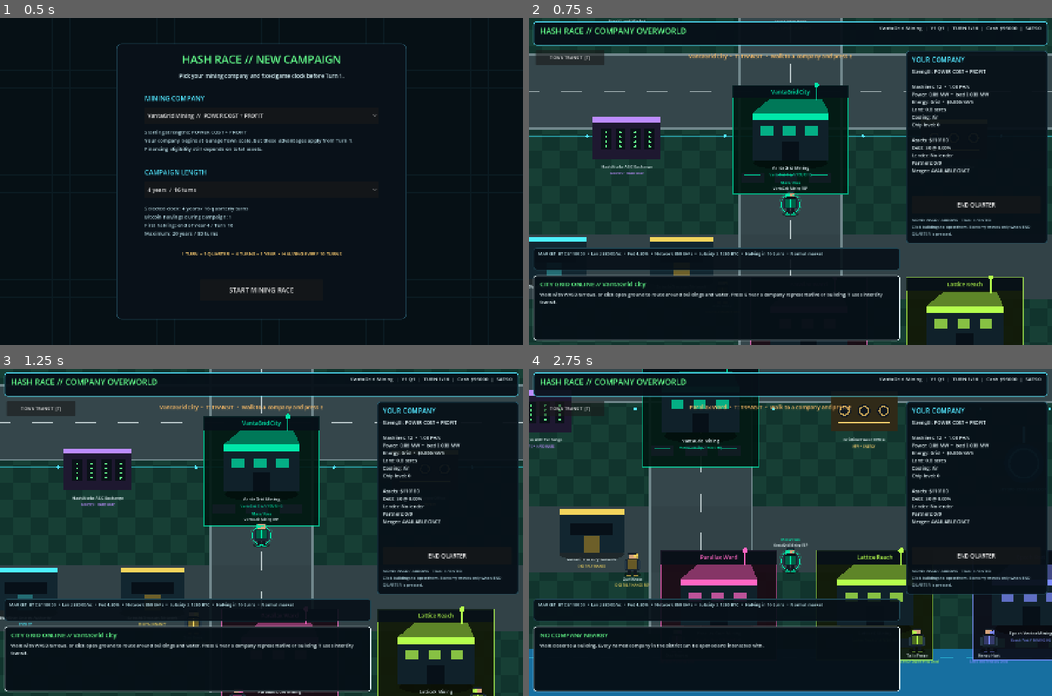
Above: before the commit, frames 1-4 (two rows, left to right).
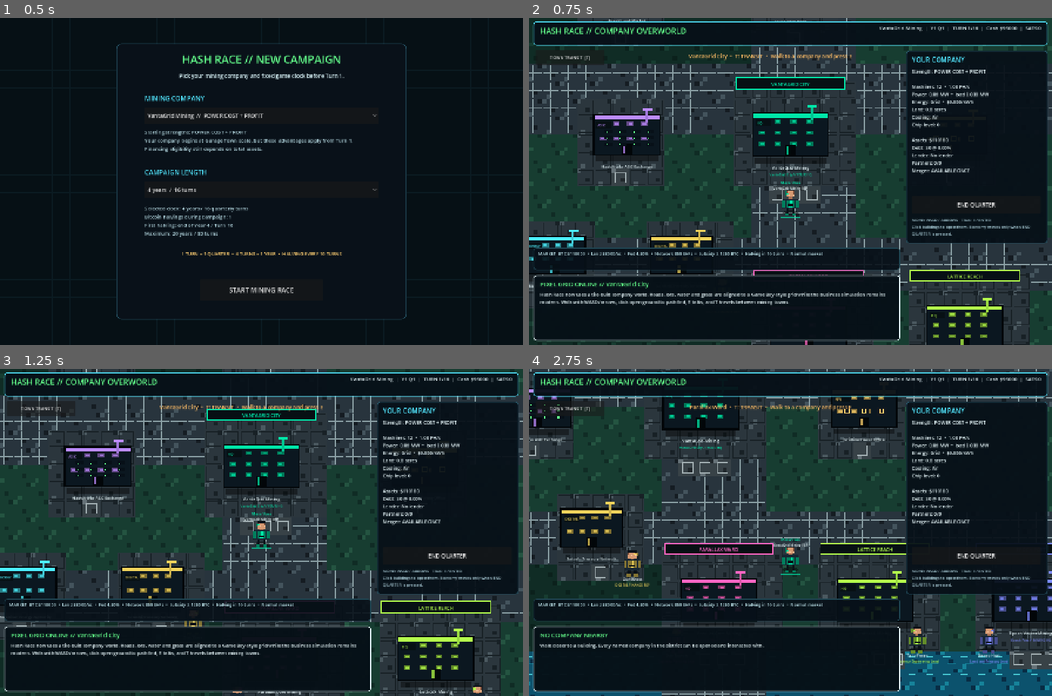
Above: after the commit, the same moments.

Repository: 1freetech/HashRace
Game: Godot game, scene res://scenes/campaign_setup.tscn
Two runs of this game, one before a commit and one after it. Both use one fixed random seed, a clock stepped at 60 frames per second and the inputs below.
Inputs (mouse positions are in pixels of both pictures, inside the frame that each line leads up to):
- Up to frame 1 (0.5 s): no input
- Up to frame 2 (0.75 s): click "START MINING RACE" at 0.5 s
- Up to frame 3 (1.25 s): no input
- Up to frame 4 (2.75 s): tap E at 1.25, 1.35, 2 s; move the mouse to (905, 516) at 1.27 s; hold D 1.28-2.03 s; click (905, 516) at 1.42 s; tap Space at 1.52, 2.27 s; move the mouse to (685, 548) at 2.02 s; hold S from 2.03 s (still down); tap Enter at 2.1 s

Frame 1 is identical in both runs. In frame 2, 20% of the frame differs, in the area x 0-100%, y 0-100%; in frame 3, 20%; in frame 4, 25%.

Commit message:
Hash Race v0.007: boot the live game through the GBC pixel town renderer

Diff:
--- a/Godot/scenes/world.tscn
+++ b/Godot/scenes/world.tscn
@@ -1,8 +1,8 @@
 [gd_scene load_steps=2 format=3]
 
-[ext_resource path="res://scripts/world_grid.gd" type="Script" id="1_world"]
+[ext_resource path="res://scripts/world_gbc.gd" type="Script" id="1_world"]
 
-[node name="HashRaceGridTownNetwork" type="Node2D"]
+[node name="HashRacePixelTownNetwork" type="Node2D"]
 script = ExtResource("1_world")
 
 [node name="BootFallback" type="CanvasLayer" parent="."]
@@ -21,7 +21,7 @@
 offset_bottom = 370.0
 theme_override_colors/font_color = Color(0.392, 1, 0.549, 1)
 theme_override_font_sizes/font_size = 32
-text = "HASH RACE // LOADING COMPANY WORLD"
+text = "HASH RACE // LOADING PIXEL COMPANY WORLD"
 horizontal_alignment = 1
 
 [node name="Status" type="Label" parent="BootFallback"]
@@ -31,6 +31,6 @@
 offset_bottom = 500.0
 theme_override_colors/font_color = Color(0.745, 0.91, 0.94, 1)
 theme_override_font_sizes/font_size = 16
-text = "Building mining towns, company reps, partner firms, roads and navigation grid...\n\nIf this screen remains, the world controller failed to initialize."
+text = "Building tiled mining towns, pixel company reps, partner firms, roads and navigation grid...\n\nIf this screen remains, the world controller failed to initialize."
 horizontal_alignment = 1
 vertical_alignment = 1
